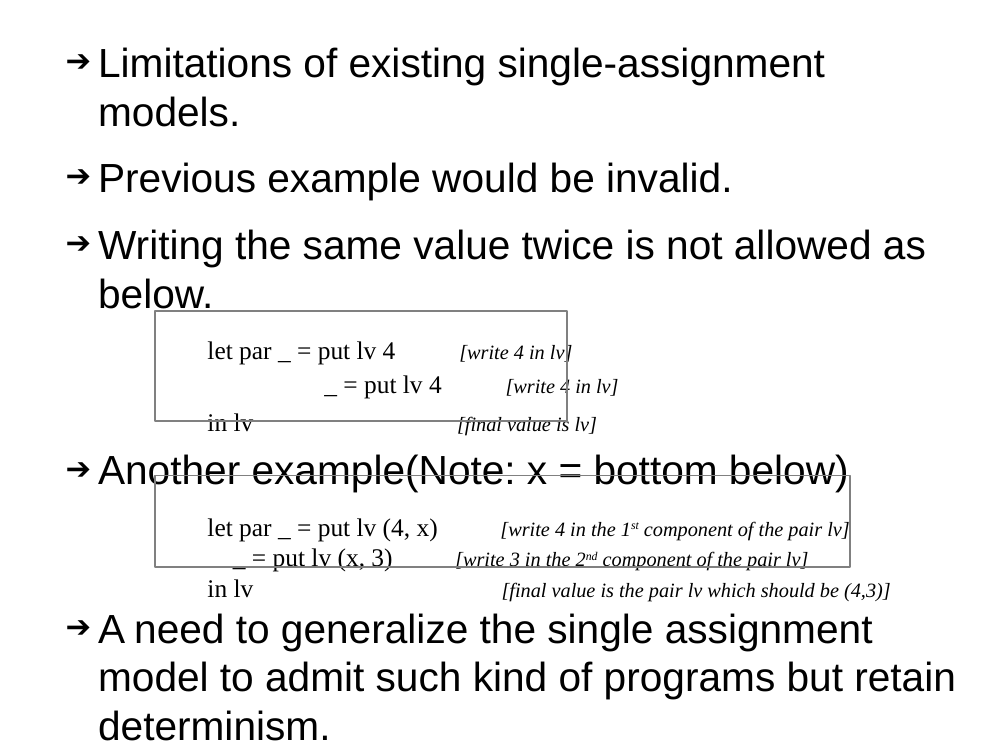
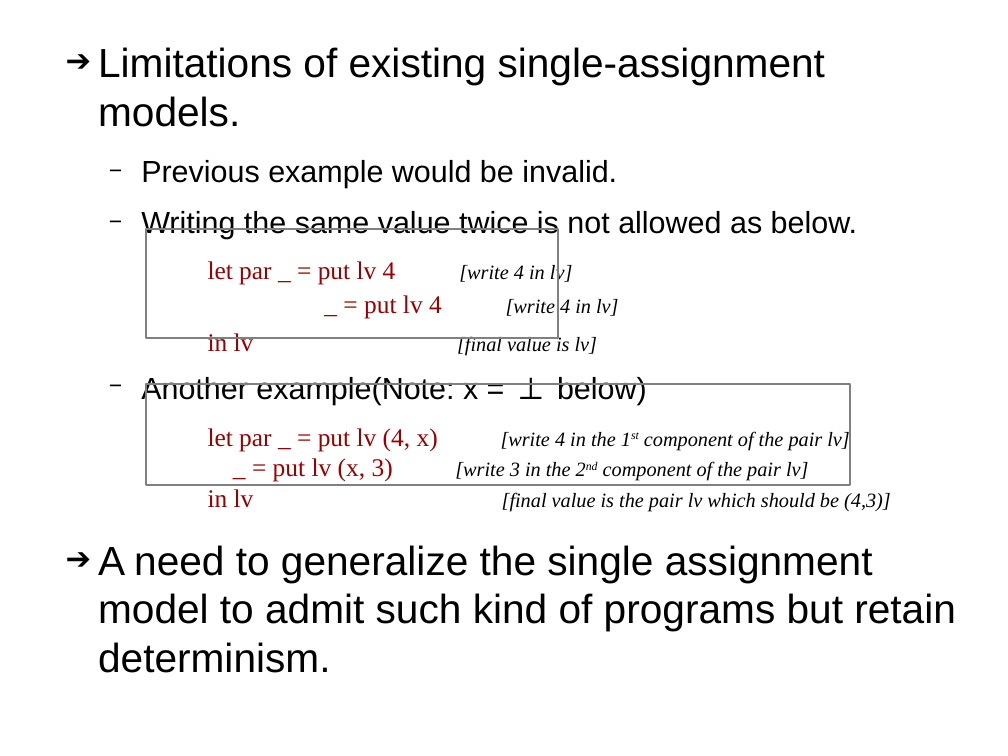
Before and after one commit to sentinel88/Personal, a slide deck: slide 9 of Talk.odp (slide 7 before the commit). Drawn at 1008x756 pixels with LibreOffice and Linux fonts; fonts in the diff are those of the drawing; background and template pictures are left out. Boxes give left, top, right and bottom in pixels: in the first picture for what was removed or moved away, otherwise in the second. Text is boxed around its words. In the diff, an @@ line names an element or a change of style, - is before the commit and + after.

```diff
--- a/Talk.odp
+++ b/Talk.odp
@@ text at box(98, 160, 956, 673): size 32 to 24 pt in "Previous example would be invalid.", "Writing the same value twice is not ..."; text colour #000000 to #990000 in "let par _ = put lv 4", "_ = put lv 4", "in lv", "let par _ = put lv (4, ..." and 2 more places; bullet ➔ to −; list level 1 to 2 in "Previous example would be invalid."; list level 1 to 2 in "Writing the same value twice ..."; more space between paragraphs @@
@@ rectangle: place and size @@
-rectangle at box(155, 311, 567, 421)
+rectangle at box(146, 229, 558, 338)
@@ text at box(141, 377, 647, 405): text changed; size 32 to 24 pt @@
-➔ Another example(Note: x = bottom below)
+  − Another example(Note: x = ⊥ below)
@@ rectangle: place and size @@
-rectangle at box(155, 476, 851, 567)
+rectangle at box(146, 384, 851, 485)
```
Also in this commit, not shown: 4 other slides changed, 16 slides added, 4 slides removed, 1 other file.
